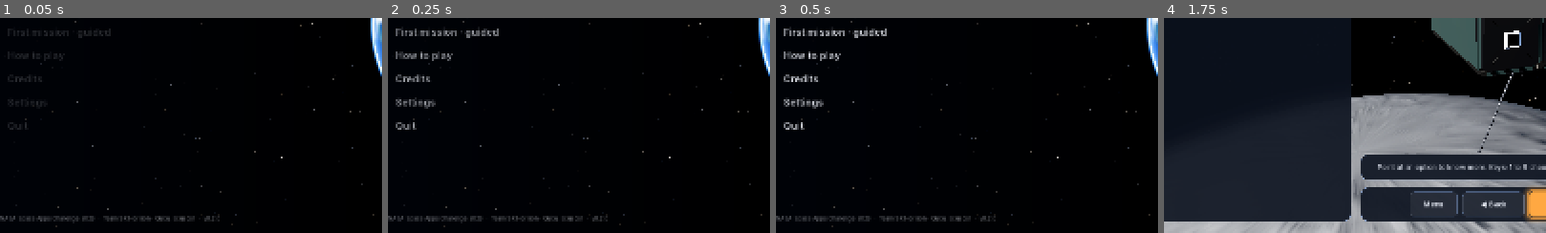
Above: before the commit, frames 1-4 (left to right).
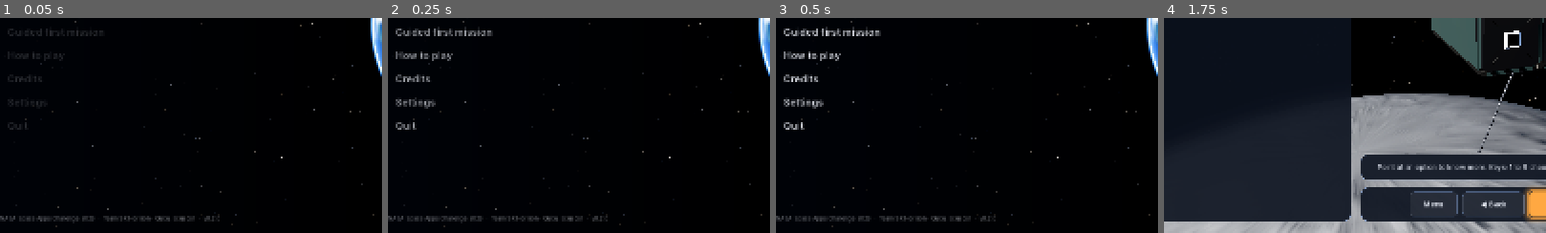
Above: after the commit, the same moments.

Repository: alexanderkholodov1/farpoint-horizon
Game: Godot game, scene res://scenes/main.tscn
The game is run twice, just before and just after one commit, with the same random seed, the same clock (stepped at 60 frames per second) and the same inputs. Sound files missing from this copy of the repository are replaced by a short silence.
Inputs (mouse positions are % of the whole screen's width and height, from its top left):
- Up to frame 1 (0.05 s): no input
- Up to frame 2 (0.25 s): no input
- Up to frame 3 (0.5 s): no input
- Up to frame 4 (1.75 s): click (13, 53) at 0.5 s, where only the run after the commit has a clickable "Guided first mission"; click "Continue ▶" at 1.25 s
The pictures show only the part of the screen within x 5-55%, y 50-100%; the shares and areas given below are measured in that part.

The runs differ from the first frame. In frame 1, 0.1% of the frame differs, in the area x 2-29%, y 4-10%; in frame 2, 0.6%; in frame 3, 0.6%; in frame 4, nothing differs.

Commit message:
Menu, How to play and Settings short and simple (issue #82): How to play as five short cards with a drawing each (pick a mission, build your craft, launch, fly it, get your science) and the words on their own tab; 'Guided first mission' in the menu; Settings without the long note on the imagery (it is in the Credits)

Diff:
--- /dev/null
+++ b/i18n/menu.csv
@@ -0,0 +1,15 @@
+keys,es
+Guided first mission,Primera misión guiada
+Pick a mission,Elige una misión
+Each one answers a real science question.,Cada una responde a una pregunta científica real.
+Build your craft,Arma tu nave
+One question at a time. The ★ option is the best fit.,Una pregunta a la vez. La opción con ★ es el mejor ajuste.
+Launch,Lanza
+Arrows lean the rocket. Space drops an empty stage.,Las flechas inclinan el cohete. Espacio suelta una etapa vacía.
+Fly it,Vuélala
+"Plan, give the GO; the flight computer flies the burns.","Planea y da el GO; la computadora de vuelo ejecuta los encendidos."
+Get your science,Consigue tu ciencia
+Your craft works for months and sends real NASA photos home.,Tu nave trabaja meses y envía a casa fotos reales de la NASA.
+How it works,Cómo funciona
+Words,Palabras
+Enter goes on · Backspace goes back · Esc pauses a mission · Esc or Enter closes this,Enter avanza · Retroceso vuelve · Esc pausa una misión · Esc o Enter cierra esto
--- a/scripts/screens/howto.gd
+++ b/scripts/screens/howto.gd
@@ -1,36 +1,92 @@
 extends "res://scripts/screens/screen.gd"
-## Overlay: how to play, in plain words. Opened with main.overlay("howto") (the menu) or from the pause card.
-## Esc, Enter or Backspace close it (issue #58).
+## Overlay: how to play, at a glance (issue #82): five short cards, one idea each with its drawing, and the words a
+## newcomer may not know on a tab of their own (data/glossary.json, issue #69). Opened with main.overlay("howto") (the
+## menu) or from the pause card. Esc, Enter or Backspace close it; 1 and 2 switch the tabs.
 
-const PARTS := [
-	["1. Choose a mission.", "Each one starts with a real science question: when will a volcano erupt, is El Niño coming? Missions open one after another."],
-	["2. Design your craft, one question at a time.", "Where it flies, how big it is, what it carries, its power, antenna and engine, and the rocket. The option with a star is the best fit; the board on the right says what is fine, and Your resources (bottom right) shows what you have and what you have used."],
-	["3. Fix what is red, then LAUNCH!", "Red blocks the launch; amber flies but costs science. Every problem has a button that takes you to the step that fixes it."],
-	["4. Fly it.", "Lean the rocket with the arrows to keep the needle on the green marker, Space drops an empty stage. Faster time is a visible control; the flight computer helps when you let go."],
-	["5. Keep it talking to Earth.", "Ground control finds your craft's radio signal and answers the alarms. Then the months of work go by and the report shows the real NASA photos your mission sent home."],
-	["Keys.", "Enter goes on, Backspace goes back, the numbers choose, Esc pauses a mission. Drag to turn the camera, scroll to zoom."],
+const PartIcon := preload("res://scripts/ui/part_icon.gd")
+const Glossary := preload("res://scripts/ui/glossary.gd")
+## [drawing, title, one line]
+const STEPS := [
+	["star", "Pick a mission", "Each one answers a real science question."],
+	["bus", "Build your craft", "One question at a time. The ★ option is the best fit."],
+	["rocket", "Launch", "Arrows lean the rocket. Space drops an empty stage."],
+	["orbit", "Fly it", "Plan, give the GO; the flight computer flies the burns."],
+	["camera", "Get your science", "Your craft works for months and sends real NASA photos home."],
 ]
+
+var body: VBoxContainer
+var tabs: HBoxContainer
+var tab := 0
 
 
 func enter(_args: Dictionary) -> void:
-	var v := Kit.overlay(self, tr("How to play"), 960, 560, queue_free)
-	var rt := RichTextLabel.new()
-	rt.bbcode_enabled = true
-	rt.fit_content = false
-	rt.size_flags_vertical = Control.SIZE_EXPAND_FILL
-	var text := ""
-	for p in PARTS:
-		text += "[b]" + tr(p[0]) + "[/b] " + tr(p[1]) + "\n\n"
-	text += "[b]" + tr("Words you will meet") + "[/b]\n"
-	for e in preload("res://scripts/ui/glossary.gd").all():
-		text += "• [b]" + tr(str(e.term)) + "[/b]: " + tr(str(e.meaning)) + "\n"
-	text += "\n" + tr("Every number comes from NASA or a real mission; the Credits list every source.")
-	rt.text = text
-	v.add_child(rt)
-	v.add_child(Kit.lbl(tr("Esc or Enter closes this."), Kit.T_SMALL, Kit.C_DIM))
+	var v := Kit.overlay(self, tr("How to play"), 900, 560, queue_free)
+	tabs = Kit.segmented()
+	v.add_child(tabs)
+	var sc := ScrollContainer.new()
+	sc.horizontal_scroll_mode = ScrollContainer.SCROLL_MODE_DISABLED
+	sc.size_flags_vertical = Control.SIZE_EXPAND_FILL
+	v.add_child(sc)
+	body = Kit.vbox(Kit.GAP)
+	body.size_flags_horizontal = Control.SIZE_EXPAND_FILL
+	sc.add_child(body)
+	v.add_child(Kit.lbl(tr("Enter goes on · Backspace goes back · Esc pauses a mission · Esc or Enter closes this"), Kit.T_SMALL, Kit.C_DIM))
+	_show(0)
+
+
+func _show(i: int) -> void:
+	tab = i
+	for c in tabs.get_children():
+		c.queue_free()
+	tabs.add_child(Kit.choice(tr("How it works"), i == 0, func(): _show(0), 180))
+	tabs.add_child(Kit.choice(tr("Words"), i == 1, func(): _show(1), 180))
+	for c in body.get_children():
+		c.queue_free()
+	if i == 0:
+		for s in STEPS:
+			body.add_child(_card(s[0], tr(s[1]), tr(s[2])))
+	else:
+		for e in Glossary.all():
+			body.add_child(_word(tr(str(e.term)), tr(str(e.meaning))))
+
+
+## One idea: its drawing, a short title, one line.
+func _card(kind: String, title: String, line: String) -> Control:
+	var p := Kit.tile(Kit.C_LINE, 14, 8)
+	var h := Kit.hbox(16)
+	p.add_child(h)
+	var icon := PartIcon.new()
+	icon.kind = kind
+	icon.k = 0.7
+	h.add_child(icon)
+	var t := Kit.vbox(2)
+	t.alignment = BoxContainer.ALIGNMENT_CENTER
+	t.size_flags_horizontal = Control.SIZE_EXPAND_FILL
+	h.add_child(t)
+	t.add_child(Kit.lbl(title, Kit.T_VALUE, Kit.C_TEXT, Kit.FONT_B))
+	t.add_child(Kit.lbl(line, Kit.T_BODY, Kit.C_DIM, Kit.FONT_R, true))
+	return p
+
+
+## One word and what it means.
+func _word(term: String, meaning: String) -> Control:
+	var h := Kit.hbox(14)
+	var t := Kit.lbl(term, Kit.T_BODY, Kit.C_ACCENT, Kit.FONT_B)
+	t.custom_minimum_size.x = 170
+	t.size_flags_vertical = Control.SIZE_SHRINK_BEGIN
+	h.add_child(t)
+	h.add_child(Kit.lbl(meaning, Kit.T_BODY, Kit.C_TEXT, Kit.FONT_R, true))
+	return h
 
 
 func _unhandled_input(e: InputEvent) -> void:
-	if e is InputEventKey and e.pressed and not e.echo and e.physical_keycode in [KEY_ESCAPE, KEY_ENTER, KEY_KP_ENTER, KEY_BACKSPACE]:
-		get_viewport().set_input_as_handled()
+	if not (e is InputEventKey) or not e.pressed or e.echo:
+		return
+	var k: int = e.physical_keycode
+	if k in [KEY_ESCAPE, KEY_ENTER, KEY_KP_ENTER, KEY_BACKSPACE]:
 		queue_free()
+	elif k == KEY_1 or k == KEY_2:
+		_show(k - KEY_1)
+	else:
+		return
+	get_viewport().set_input_as_handled()
--- a/scripts/screens/menu.gd
+++ b/scripts/screens/menu.gd
@@ -85,7 +85,7 @@
 	play.grab_focus.call_deferred()   # the keyboard starts on Play: arrows move along the list, Enter chooses
 	box.add_child(Kit.spacer(10))
 	var items := [
-		[tr("First mission · guided"), func(): Coach.start(main)],
+		[tr("Guided first mission"), func(): Coach.start(main)],
 		[tr("How to play"), func(): main.overlay("howto")],
 		[tr("Credits"), func(): go("credits_film")],
 		[tr("Settings"), func(): go("menu", {"settings": true})]]
@@ -150,7 +150,7 @@
 			Kit.UiSound.set_muted(not on)
 			go("menu", again), 130))
 	rows.add_child(Kit.rule())
-	rows.add_child(Kit.lbl(tr("The Earth behind is NASA data: Blue Marble by day, Black Marble city lights at night, and the real clouds of 31 August 2024 from the VIIRS instrument."), 12, Kit.C_DIM, Kit.FONT_R, true))
+	# the imagery behind the menu is credited in Credits, not here (issue #82: short settings)
 	var back := Kit.btn(tr("◀ Menu"), func(): go("menu"), Kit.T_BODY, 340)
 	back.custom_minimum_size.y = Kit.BTN_H
 	rows.add_child(back)
--- a/tests/keysend.gd
+++ b/tests/keysend.gd
@@ -17,11 +17,11 @@
 	for k in [KEY_DOWN, KEY_DOWN, KEY_ENTER]:
 		await _key(k)
 		await _wait(0.3)
-	print("menu Down, Down, Enter: how to play open=", _has("Esc or Enter closes this."))
+	print("menu Down, Down, Enter: how to play open=", _has("Enter goes on · Backspace goes back · Esc pauses a mission · Esc or Enter closes this"))
 	await _shot("howto")
 	await _key(KEY_ESCAPE)
 	await _wait(0.4)
-	print("how to play + Esc: open=", _has("Esc or Enter closes this."))
+	print("how to play + Esc: open=", _has("Enter goes on · Backspace goes back · Esc pauses a mission · Esc or Enter closes this"))
 	# the credits film: Enter skips to the end card, S opens every source, Page Down scrolls, Esc closes, Enter = menu
 	g.go("credits_film")
 	await _wait(1.5)
--- /dev/null
+++ b/tests/menushot.gd
@@ -0,0 +1,36 @@
+extends Node
+## The menu and its sections as a stranger sees them (issue #82). Development harness; needs a window.
+var g
+
+
+func _ready() -> void:
+	get_tree().create_timer(40.0).timeout.connect(func(): get_tree().quit())
+	g = load("res://scenes/main.tscn").instantiate()
+	add_child(g)
+	await _wait(1.5)
+	await _shot("menu")
+	g.overlay("howto")
+	await _wait(0.6)
+	await _shot("howto")
+	g.screen.get_children()[-1]._show(1) if false else null
+	for o in g.find_children("*", "", true, false):
+		if o.has_method("_word"):
+			o._show(1)
+	await _wait(0.4)
+	await _shot("words")
+	g.go("menu", {"settings": true})
+	await _wait(0.8)
+	await _shot("settings")
+	print("menushot: done")
+	get_tree().quit()
+
+
+func _wait(s: float) -> void:
+	await get_tree().create_timer(s).timeout
+
+
+func _shot(name: String) -> void:
+	await RenderingServer.frame_post_draw
+	var dir := ProjectSettings.globalize_path("res://shots")
+	DirAccess.make_dir_recursive_absolute(dir)
+	get_viewport().get_texture().get_image().save_png("%s/menu_%s.png" % [dir, name])
--- /dev/null
+++ b/tests/menushot.tscn
@@ -0,0 +1,6 @@
+[gd_scene format=3]
+
+[ext_resource type="Script" path="res://tests/menushot.gd" id="1"]
+
+[node name="MenuShot" type="Node"]
+script = ExtResource("1")
Not shown, added: i18n/menu.csv.import
Not shown, added: tests/menushot.gd.uid
